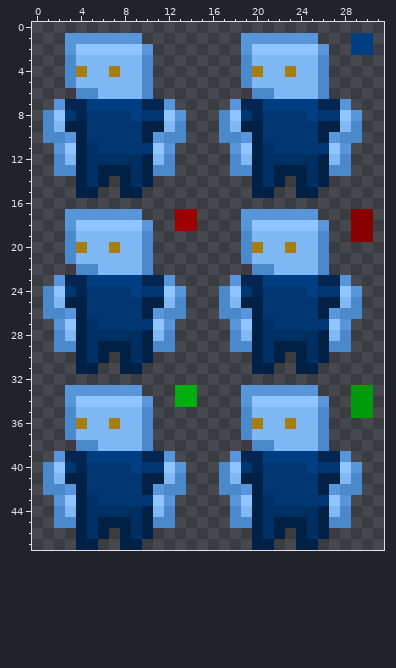
Two versions of one pixel-art sprite, resources/art/player-sheet.png. The picture above is the old version.
The file is 32x48 pixels.
After:
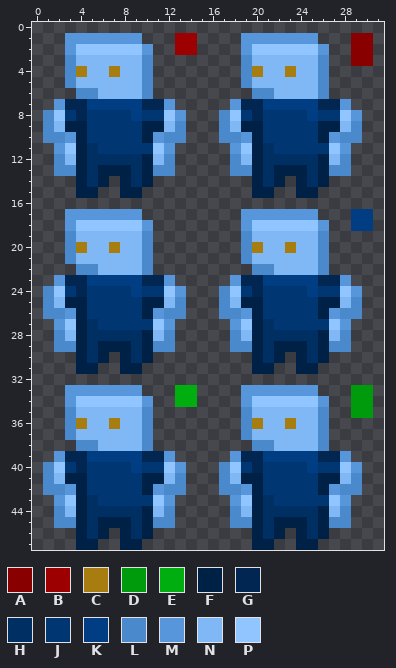
Palette (. is transparent): A #880000  B #9c0000  C #a67d0e  D #009b0d  E #00af0f  F #002146  G #002651  H #002f64  J #003672  K #003d82  L #4b89cd  M #5896db  N #80b8f6  P #91c5ff
Edits made:
Colour A is added in row 3 at x 29 to 30.
Colour A replaces colour K in rows 1 to 2 at x 29 to 30.
Colour B is added in rows 1 to 2 at x 13 to 14.
Colour K replaces colour A in rows 17 to 18 at x 29 to 30.
The author cleared colour A in row 19 at x 29 to 30.
The author cleared colour B in rows 17 to 18 at x 13 to 14.
